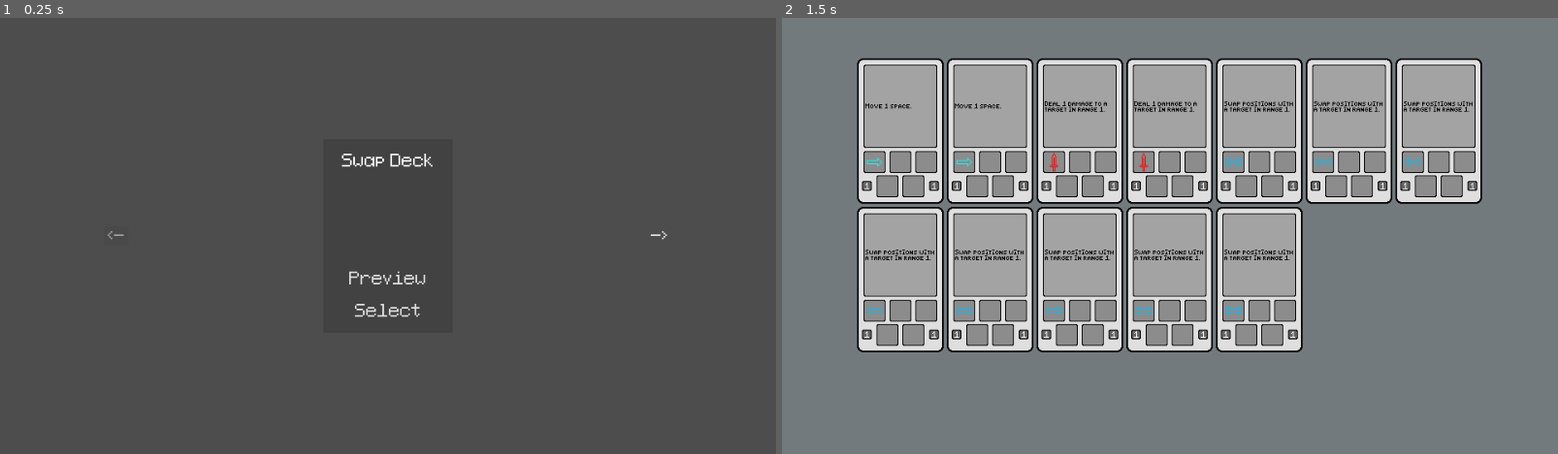
Above: before the commit, frames 1-2 (left to right).
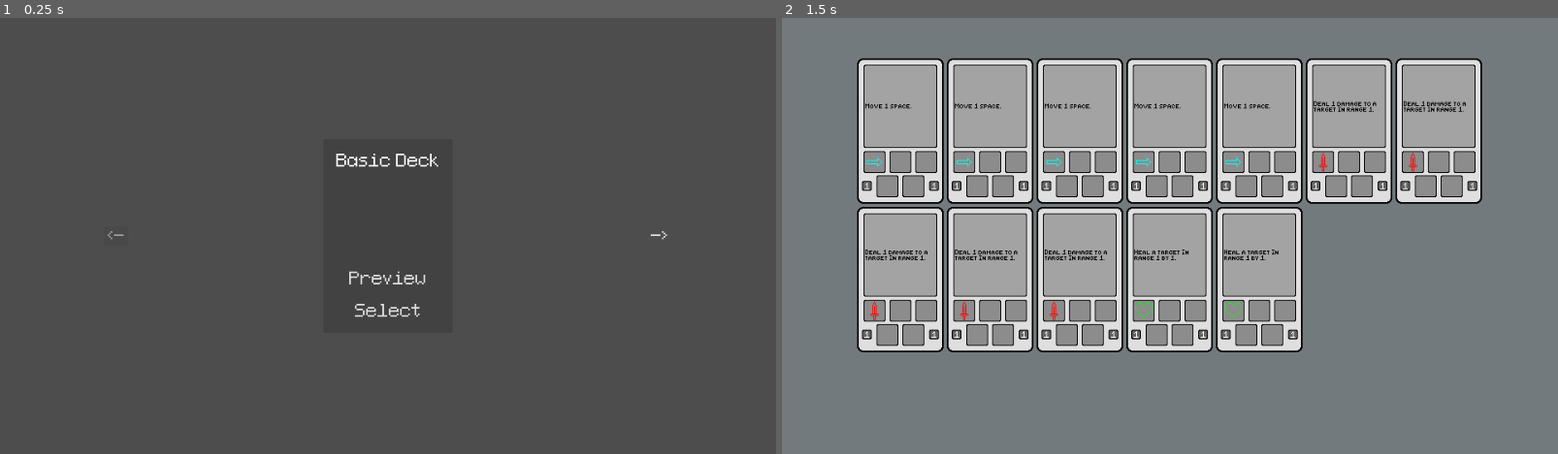
Above: after the commit, the same moments.

Repository: CattacoCattaco/strategy-deckbuilder-roguelike
Game: Godot game, scene res://deck_selection_screen/deck_selection_screen.tscn
Same seed, same stepped clock (60 frames per second), same inputs: the game is played once before the commit and once after it.
Inputs:
- Up to frame 1 (0.25 s): no input
- Up to frame 2 (1.5 s): click "Preview" at 0.5 s; click "Select" at 1.25 s

The runs differ from the first frame. In frame 1, 0.2% of the frame differs, in the area x 43-57%, y 31-35%; in frame 2, 1.5%, in the area x 10-89%, y 19-70%.

Commit message:
Update Box Sprite
Updated the box sprite

Diff:
--- a/deck_selection_screen/deck_selection_screen.gd
+++ b/deck_selection_screen/deck_selection_screen.gd
@@ -103,7 +103,7 @@
 @export var previous_button: Button
 @export var next_button: Button
 
-var current_deck_index: int = 4
+var current_deck_index: int = 0
 
 
 func _ready() -> void:
--- a/tile_grid/tile_grid.tscn
+++ b/tile_grid/tile_grid.tscn
@@ -87,7 +87,7 @@
 tile_grid = NodePath("..")
 player_data = ExtResource("4_kqtwp")
 movement_region_object_data = ExtResource("4_0vku6")
-environments = Array[ExtResource("7_tuu3s")]([ExtResource("9_ycykd"), ExtResource("8_ycykd"), ExtResource("10_1w5d2")])
+environments = Array[ExtResource("7_tuu3s")]([ExtResource("9_ycykd"), ExtResource("10_1w5d2"), ExtResource("8_ycykd")])
 enemies_by_level = Array[ExtResource("8_dnmic")]([SubResource("Resource_s8kfo"), SubResource("Resource_2yo27")])
 mission_enemies_by_level = Array[ExtResource("8_dnmic")]([SubResource("Resource_h5v0e"), SubResource("Resource_gsi5n")])
 
Binary file changed: tile_grid/tile/tile_object/textures/box.png
Not shown, changed: builds/web/stable/build.zip
Not shown, changed: builds/web/stable/index.html
Not shown, changed: builds/web/stable/index.pck
